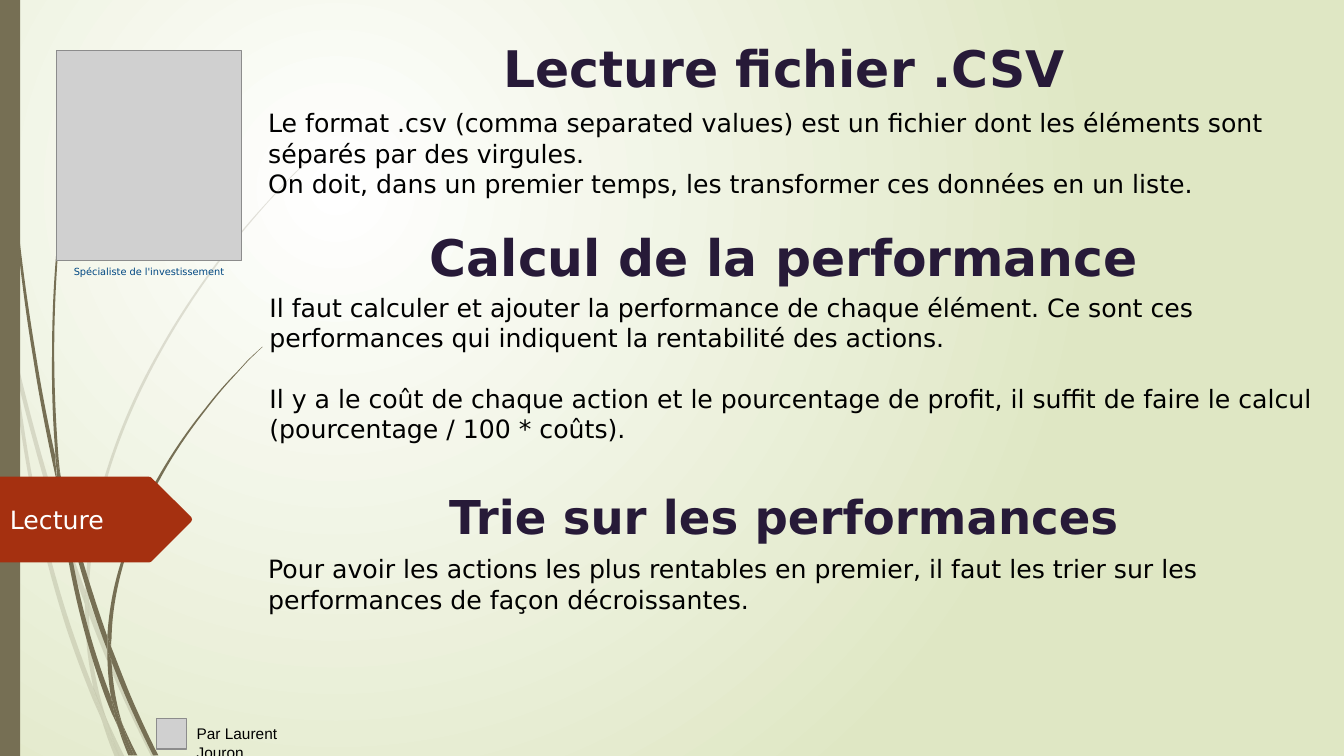
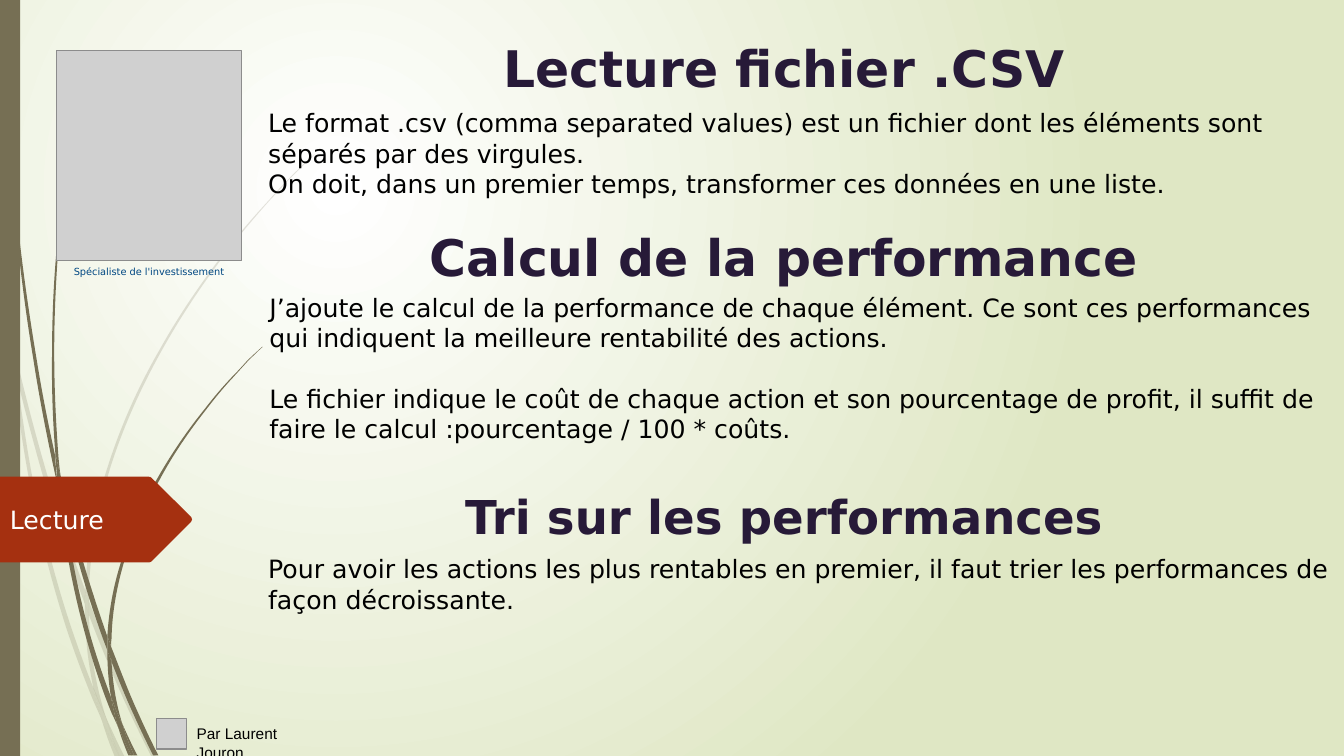
Before and after one commit to LaurentJouron/Python_algo_invest_trade, a slide deck: slide 2 of pptx/algo invest.pptx. Drawn at 1344x756 pixels with LibreOffice and Linux fonts; fonts in the diff are those of the drawing; grey boxes stand for pictures. Boxes give left, top, right and bottom in pixels: in the first picture for what was removed or moved away, otherwise in the second. Text is boxed around its words. In the diff, an @@ line names an element or a change of style, - is before the commit and + after.

```diff
--- a/pptx/algo invest.pptx
+++ b/pptx/algo invest.pptx
@@ text at box(268, 173, 1164, 199): text changed @@
-On doit, dans un premier temps, les transformer ces données en un liste.
+On doit, dans un premier temps, transformer ces données en une liste.
@@ text at box(269, 297, 1313, 444): text changed @@
-Il faut calculer et ajouter la performance de chaque élément. Ce sont ces performances qui indiquent la rentabilité des actions.
-Il y a le coût de chaque action et le pourcentage de profit, il suffit de faire le calcul (pourcentage / 100 * coûts).
+J’ajoute le calcul de la performance de chaque élément. Ce sont ces performances qui indiquent la meilleure rentabilité des actions.
+Le fichier indique le coût de chaque action et son pourcentage de profit, il suffit de faire le calcul :pourcentage / 100 * coûts.
@@ text at box(465, 498, 1103, 544): text changed @@
-Trie sur les performances
+Tri sur les performances
@@ text at box(268, 559, 1327, 614): text changed @@
-Pour avoir les actions les plus rentables en premier, il faut les trier sur les performances de façon décroissantes.
+Pour avoir les actions les plus rentables en premier, il faut trier les performances de façon décroissante.
```
Also in this commit, not shown: 10 other slides changed, 3 slides added, 6 slides removed, 10 other files.
